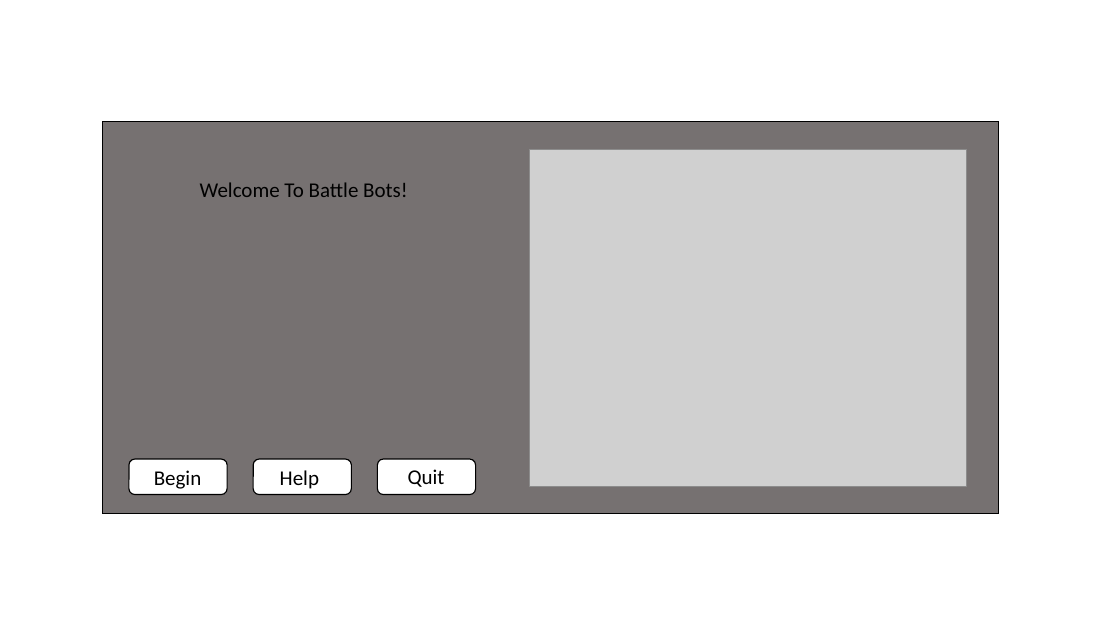
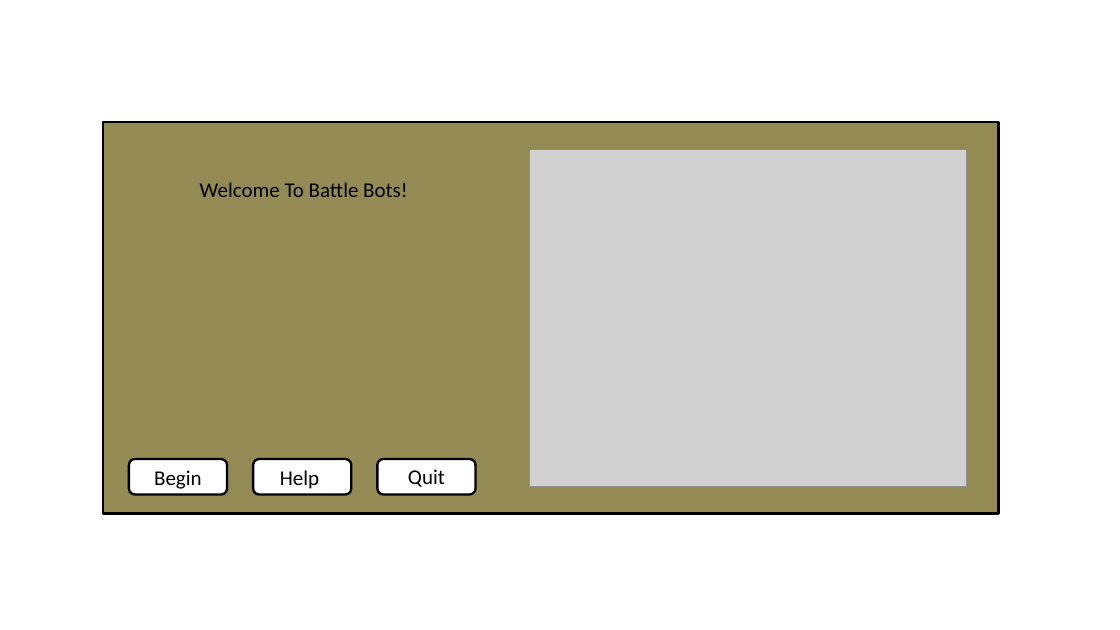
Before and after one commit to LucrativeHippo/BattleBots, a slide deck: slide 3 of doc/requiremnetsPics.pptx. Drawn at 1120x630 pixels with LibreOffice and Linux fonts; fonts in the diff are those of the drawing; grey boxes stand for pictures. Boxes give left, top, right and bottom in pixels: in the first picture for what was removed or moved away, otherwise in the second. Text is boxed around its words. In the diff, an @@ line names an element or a change of style, - is before the commit and + after.

```diff
--- a/doc/requiremnetsPics.pptx
+++ b/doc/requiremnetsPics.pptx
@@ rectangle at (103, 122, 999, 513): fill #767171 to #948A54; outline #000000 1 pt to #000000 2 pt @@
@@ outline #000000 1 pt to #000000 2 pt; proportions changed in 3 elements at (129, 459, 228, 494), (253, 459, 351, 494), (377, 459, 476, 494) @@
```
Also in this commit, not shown: 4 other slides changed, 1 other file.
